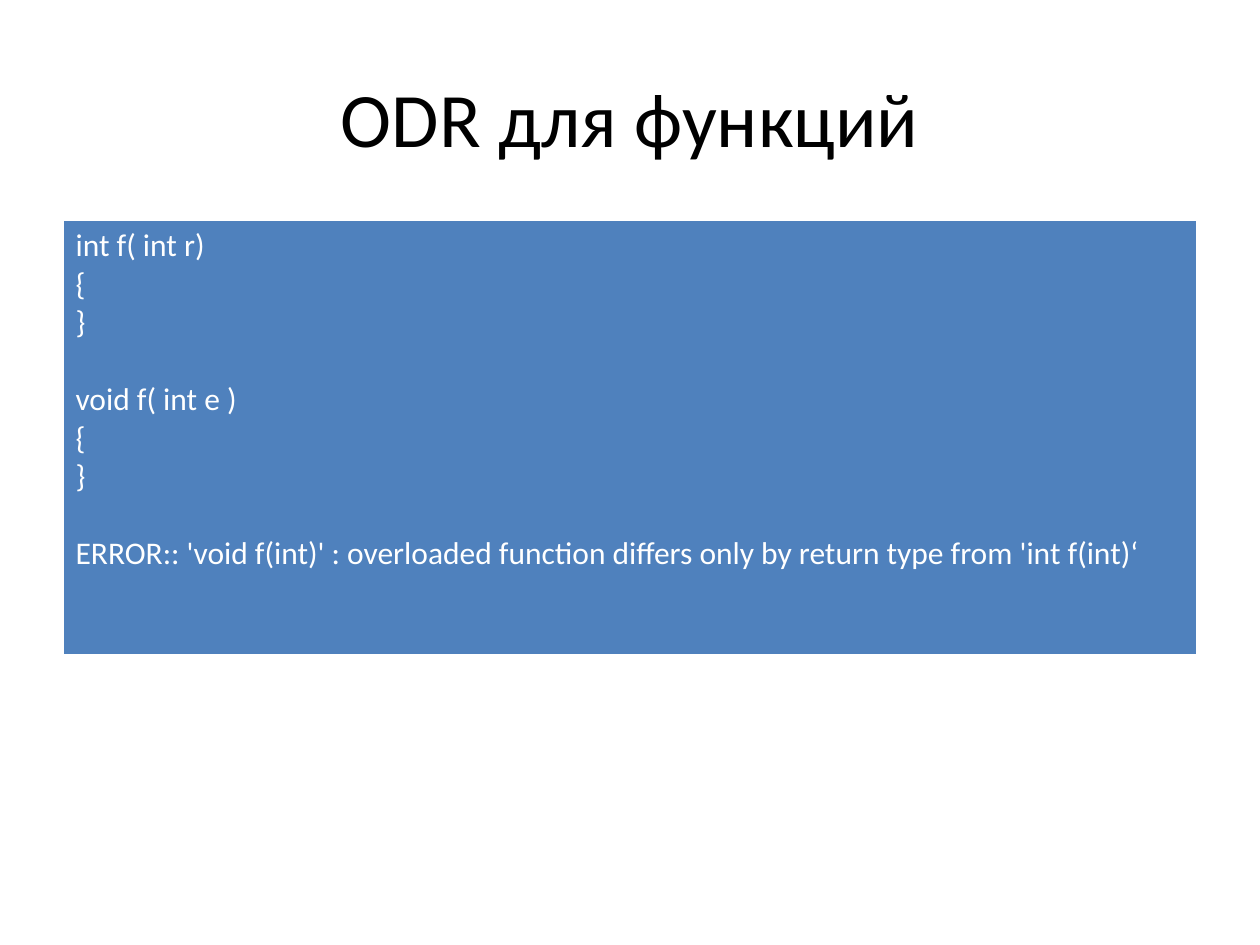
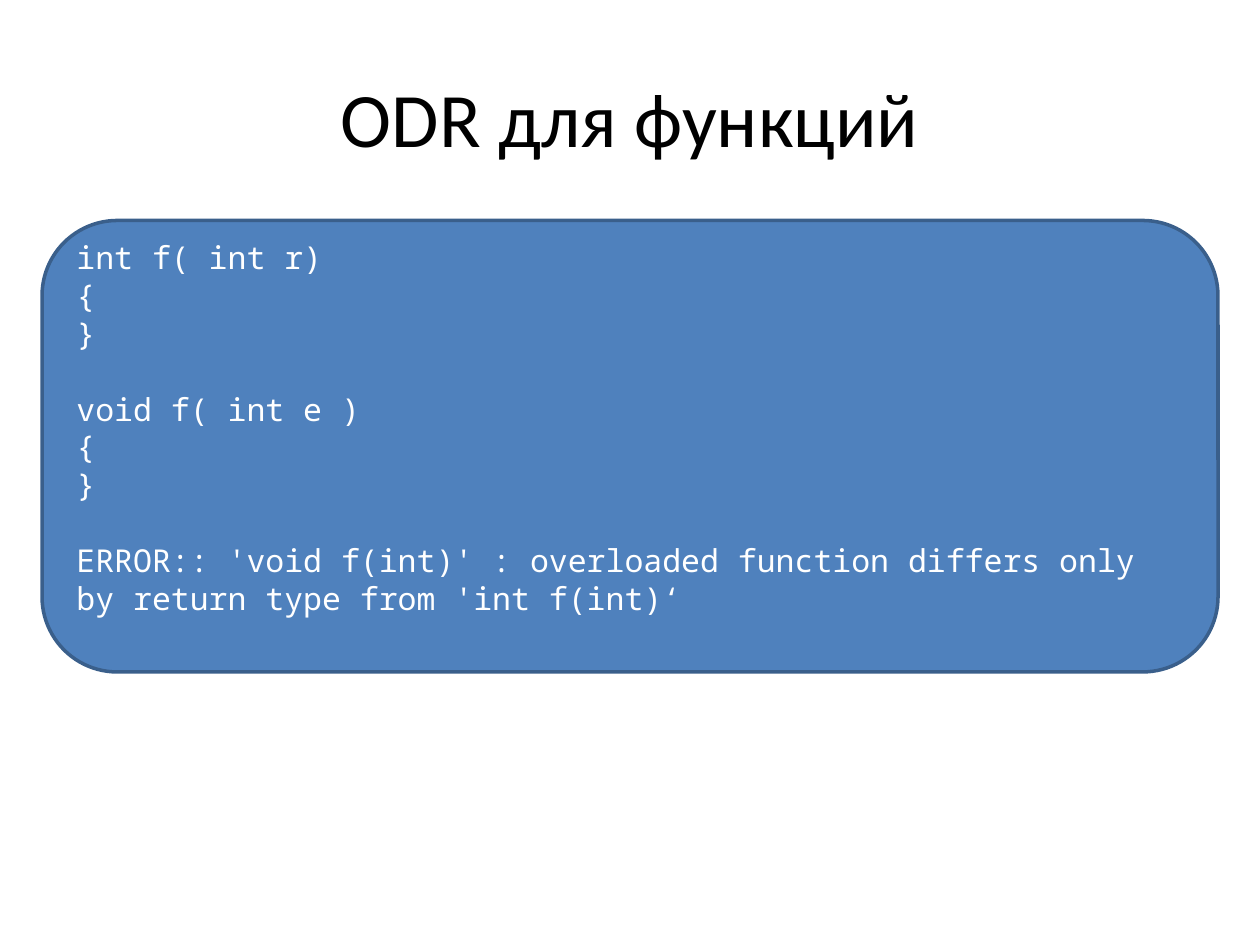
Before and after one commit to tscherkas/cpp_craft_1013, a slide deck: slide 8 of lections/cpp_craft_lec_2_pre.pptx. Drawn at 1260x945 pixels with LibreOffice and Linux fonts; fonts in the diff are those of the drawing. Boxes give left, top, right and bottom in pixels: in the first picture for what was removed or moved away, otherwise in the second. Text is boxed around its words. In the diff, an @@ line names an element or a change of style, - is before the commit and + after.

```diff
--- a/lections/cpp_craft_lec_2_pre.pptx
+++ b/lections/cpp_craft_lec_2_pre.pptx
@@ rounded rectangle added at (42, 220, 1217, 672), fill #4F81BD, outline #3A5F8C 2 pt, 18 pt, text #FFFFFF @@
+int f( int r)
+{
+}
+void f( int e )
+{
+}
+ERROR:: 'void f(int)' : overloaded function differs only by return type from 'int f(int)‘
@@ table removed at (63, 220, 1197, 649), 1 rows, 1 columns @@
-int f( int r) / { / } / void f( int e ) / { / } / ERROR:: 'void f(int)' : overloaded function differs only by return type from 'int f(int)‘
```
Also in this commit, not shown: 11 other slides changed, 1 slide added, 1 other file.
